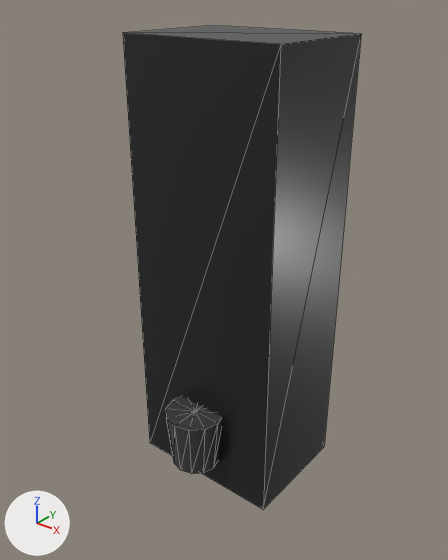
The glTF model public/models/world/station-coffee-machine.glb, before and after one commit.
Both versions are drawn from a camera (50 mm lens) standing at (1.69, -2.13, 2.41) and looking at (-0.01, -0.01, 1.09). The axes (+X, +Y, +Z) are drawn at lower left. The lights are the same throughout. The first picture is the older version. Mesh edges are drawn as thin lines. Vertices at exactly the same position are counted once.

Names of what the first picture shows: 'Station-coffee-machineBody'.
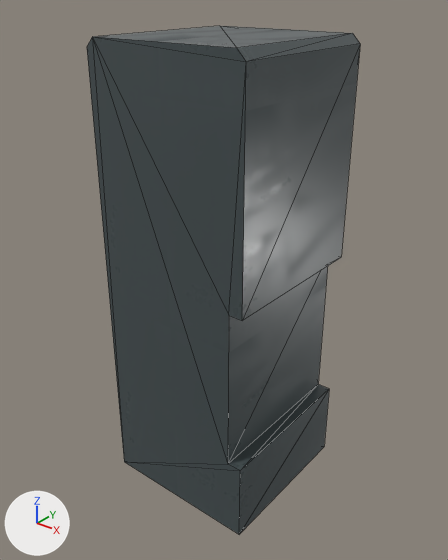
Location of each change, [x1, y1, x2, y2] in pixels of the pictures (448 x 560 px):
'Station-coffee-machineBody', reshaped, moved, rescaled (15% wider): before [123, 25, 361, 509]; after [87, 26, 360, 534]

Patch to the scene script:
```diff
--- a/public/models/world/station-coffee-machine.glb.py
+++ b/public/models/world/station-coffee-machine.glb.py
@@ me_station_coffee_machine_mesh @@
 # used by ob_station_coffee_machinebody; location = (0.0, 0.0, 1.1); scale = (2.2, 2.2, 2.2)
-me_station_coffee_machine_mesh.from_pydata(...)  # 34 vertices, 60 faces; spans x -0.182..0.182, y -0.182..0.182, z -0.5..0.5
+me_station_coffee_machine_mesh.from_pydata(...)  # 20 vertices, 36 faces; spans x -0.4..0.4, y -0.4..0.4, z 0.0..2.2
+# me_station_coffee_machine_mesh part 1: the whole mesh is rebuilt
 me_station_coffee_machine_mesh.materials.append(mat_station_coffee_machine_surface)
@@ ob_station_coffee_machinebody @@
 ob_station_coffee_machinebody = bpy.data.objects.new('Station-coffee-machineBody', me_station_coffee_machine_mesh)
-ob_station_coffee_machinebody.location = (0.0, 0.0, 1.1)
-ob_station_coffee_machinebody.scale = (2.2, 2.2, 2.2)
+ob_station_coffee_machinebody.location = (0.0, 0.0, 0.0)
```
